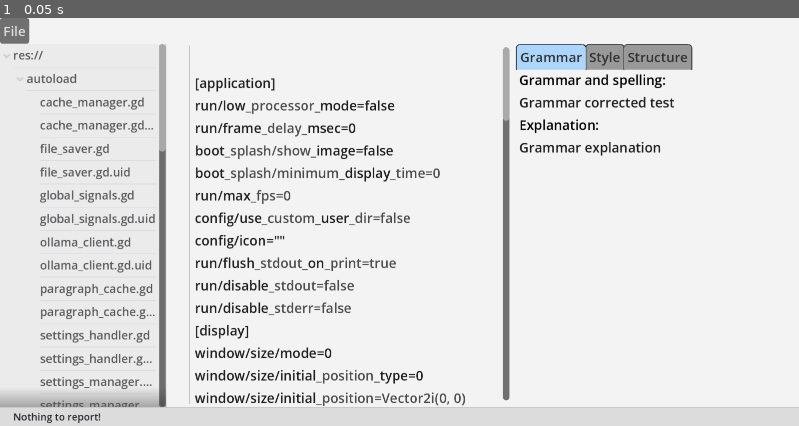
Above: before the commit, frame 1.
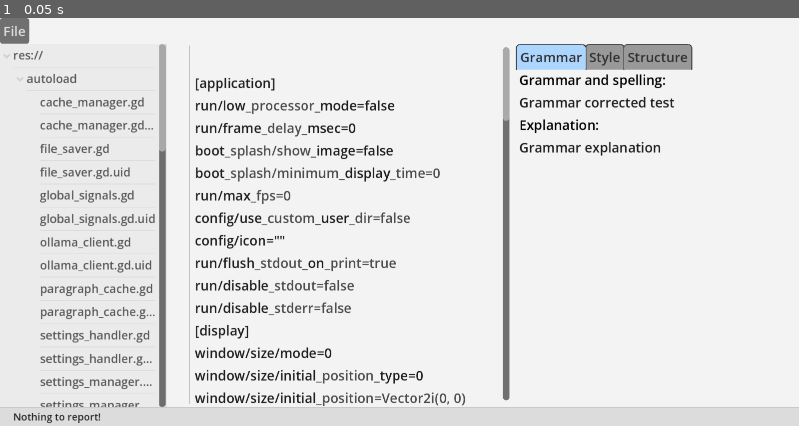
Above: after the commit, the same moment.

Repository: olafjanssen/snorfeld
Game: Godot game, scene res://scenes/editor.tscn
Two runs of this game, one before a commit and one after it. Both use one fixed random seed, a clock stepped at 60 frames per second and the inputs below.
Inputs:
- Up to frame 1 (0.05 s): no input

The runs differ from the first frame. In frame 1, 0.6% of the frame differs, in the area x 0-21%, y 92-96%.

Commit message:
Fix saving files too often and as empty files (ouch!)

Diff:
--- a/autoload/file_saver.gd
+++ b/autoload/file_saver.gd
@@ -30,6 +30,12 @@
 	root.connect("tree_exiting", _on_tree_exiting)
 
 func _on_request_save_file(path: String):
+	# Cancel any pending debounced save for this file
+	if pending_saves.has(path):
+		pending_saves[path].stop()
+		pending_saves[path].queue_free()
+		pending_saves.erase(path)
+	# Save immediately
 	_save_file(path)
 
 func _on_file_changed(path: String, content: String):
@@ -87,25 +93,36 @@
 	if not FileAccess.file_exists(path):
 		return
 
+	# Get content from the map
+	var new_content = ""
+	if file_contents.has(path):
+		new_content = file_contents[path]
+
+	if new_content == "":
+		is_saving = false
+		return
+
+	# Compare with existing file content
+	var existing_content = FileAccess.get_file_as_string(path)
+	if existing_content == new_content:
+		# Content hasn't changed, don't save
+		file_contents.erase(path)
+		is_saving = false
+		return
+
 	is_saving = true
 	var file = FileAccess.open(path, FileAccess.WRITE)
 	if file == null:
 		is_saving = false
 		return
 
-	# Get content from the map
-	var content = ""
-	if file_contents.has(path):
-		content = file_contents[path]
+	file.store_string(new_content)
+	file.close()
 
-	if content != "":
-		file.store_string(content)
-		file.close()
+	has_unsaved_changes = false
+	file_contents.erase(path)
+	GlobalSignals.file_saved.emit(path)
 
-		has_unsaved_changes = false
-		file_contents.erase(path)
-		GlobalSignals.file_saved.emit(path)
-
-		print("Saved: ", path)
+	print("Saved: ", path)
 
 	is_saving = false
--- a/scenes/code_edit.gd
+++ b/scenes/code_edit.gd
@@ -24,8 +24,10 @@
 		GlobalSignals.file_changed.emit(current_file_path, get_text())
 
 func _on_file_selected(path: String):
-	# Save current file before switching
+	# Save current file before switching - emit file_changed with current content
 	if current_file_path != "" and current_file_path != path:
+		var current_content = get_text()
+		GlobalSignals.file_changed.emit(current_file_path, current_content)
 		GlobalSignals.request_save_file.emit(current_file_path)
 
 	current_file_path = path
--- a/scenes/editor.tscn
+++ b/scenes/editor.tscn
@@ -63,7 +63,6 @@
 size_flags_vertical = 3
 theme = ExtResource("4")
 scroll_horizontal_enabled = false
-scroll_hint_mode = 1
 script = ExtResource("3")
 
 [node name="TextEditor" parent="VBoxContainer/HSplitContainer" unique_id=1652980615 instance=ExtResource("6_eqbpn")]
